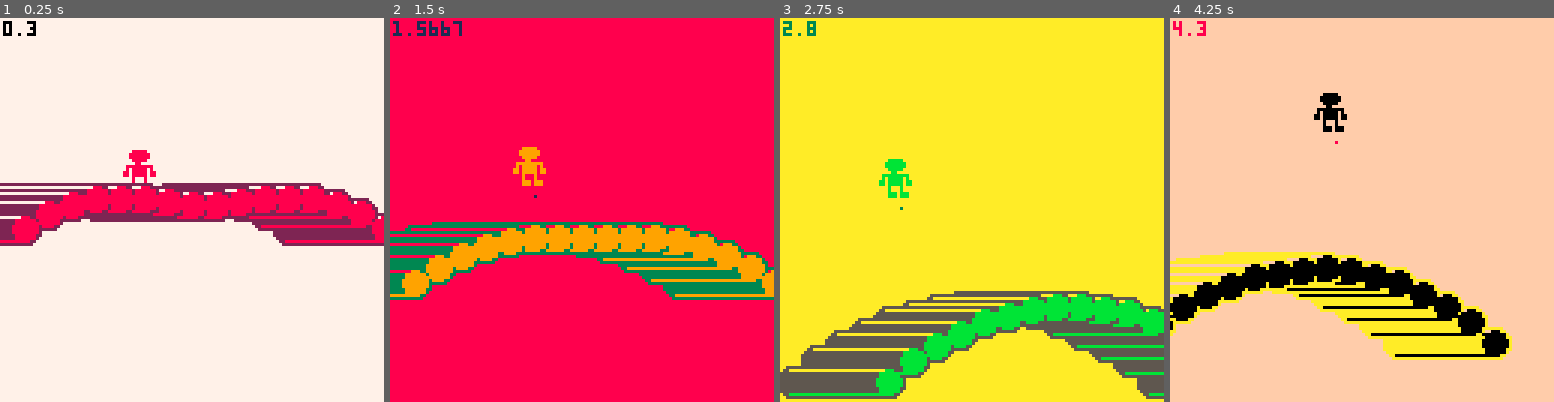
Above: before the commit, frames 1-4 (left to right).
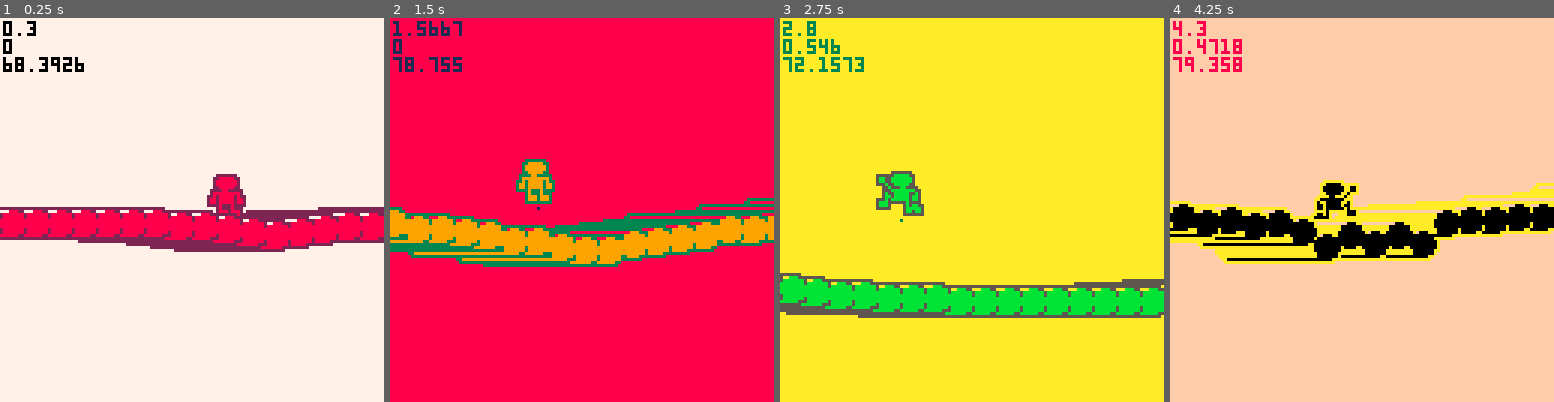
Above: after the commit, the same moments.

Repository: seleb/p8jam2
Game: PICO-8 cartridge bridge.p8
Two runs of this game, one before a commit and one after it. Both use one fixed random seed, a clock stepped at 60 frames per second and the inputs below.
Inputs:
- Up to frame 1 (0.25 s): no input
- Up to frame 2 (1.5 s): tap O (Z key) at 0.33, 0.7, 1.43 s; tap X (X key) at 1.07 s
- Up to frame 3 (2.75 s): hold Left 1.97-2.37 s; tap X (X key) at 2.07, 2.4, 2.73 s; tap O (Z key) at 2.22 s; hold Down from 2.42 s (still down)
- Up to frame 4 (4.25 s): release Down at 2.82 s; hold Right 2.87-3.53 s; tap X (X key) every 0.33 s from 3.07 to 4.07 s; tap O (Z key) at 3.1, 3.98 s; hold Up 3.58-4.08 s; hold Right from 4.13 s (still down)

The runs differ from the first frame. In frame 1, 14% of the frame differs, in the area x 0-100%, y 5-61%; in frame 2, 15%; in frame 3, 20%; in frame 4, 26%, in the area x 0-100%, y 5-90%.

Commit message:
more stability

Diff:
--- a/bridge.p8
+++ b/bridge.p8
@@ -15,7 +15,7 @@
 damping = 0.75
 
 function _init()
- local num_links = 128/gap
+ local num_links = 256/gap
  for x=1,num_links do
   local link = {}
   link.x = x*gap
@@ -43,6 +43,7 @@
  player.vy = 0
  player.vx = 0
  player.dv = 0
+ player.flip = false
 
  cam.x = 0
  cam.y = 0
@@ -71,7 +72,7 @@
 
  -- apply gravity
  for link in all(chain) do
-  link.dv += -gravity--+sin(time())
+  link.dv -= 0 --+= -gravity--+sin(time())
  end
 
  -- integrate
@@ -85,20 +86,22 @@
  -- player
  player.dv = 0
  local ratio = (player.x%gap)/gap
- local links_y = chain[player.link1].y*(1-ratio) + chain[player.link2].y*ratio
+ local r1 = max(0.25,ratio)
+ local r2 = max(0.25,1-r1)
+ local links_y = chain[player.link1].y*r2 + chain[player.link2].y*r1
  if(
   player.y+1 > links_y
   or
-  player.y+player.vy+1 > links_y
+  player.y+player.vy > links_y
  )then
   -- player pushes bridge
   if(player.vy > 0) then
-   chain[player.link1].v += player.vy*(1-ratio)
-   chain[player.link2].v += player.vy*(1-ratio)
-  end
-
-  player.dv -= 0.5*chain[player.link1].v*(1-ratio)
-  player.dv -= 0.5*chain[player.link2].v*ratio
+   chain[player.link1].v += 3*player.vy*r2
+   chain[player.link2].v += 3*player.vy*r1
+  end
+  -- bridge pushes player
+  player.dv -= 0.5*chain[player.link1].v*r2
+  player.dv -= 0.5*chain[player.link2].v*r1
   player.grounded = true
   player.y = links_y
  else
@@ -113,19 +116,36 @@
  --run
  if(btn(0)) then
   player.vx -= 1
- end
- if(btn(1)) then
+  player.flip = true
+ elseif(btn(1))
+then
   player.vx += 1
+  player.flip = false
  end
  --jump
  if(player.grounded) then
+  player.frame = 1
+
   if(btnp(2) or btnp(4)) then
    player.vy = -10
+
+  end
+ end
+
+ if player.grounded then
+
+  player.frame = 0
+  if abs(player.vx) >0.5 then
    player.frame = 1
-  end
- end
-
+   if time()%0.25 > 0.125 then
+    player.frame += 1
+   end
+  end
+ else
+  player.frame = 1
+ end
  player.vx *= damping
+ if(abs(player.vx) < 0.01) player.vx = 0
  player.x += player.vx
  player.link1 = flr(player.x/gap)
  player.link2 = player.link1+1
@@ -163,7 +183,7 @@
 end
 
 function draw_player()
- sspr(8+player.frame*16,0,16,16,player.x-8-log_len/2,player.y-16)
+ sspr(8+player.frame*16,0,16,16,player.x-8-log_len/2,player.y-16, 16, 16, player.flip, false)
  pset(player.x-log_len/2, player.y, 0)
 end
 
@@ -208,23 +228,29 @@
  color(0)
  cursor(cam.x+1,cam.y+1)
  print(time())
+
+ local ratio = (player.x%gap)/gap
+ local links_y = chain[player.link1].y*(1-ratio) + chain[player.link2].y*ratio
+
+ print(ratio)
+ print(links_y)
 end
 __gfx__
-00000000000088888000000000008888800000000000000000000000000000000000000000000000000000000000000000000000000000000000000000000000
-00000000000888888800880000088888880000000000000000000000000000000000000000000000000000000000000000000000000000000000000000000000
-00700700000888888800880000088888880000000000000000000000000000000000000000000000000000000000000000000000000000000000000000000000
-00077000000088888008000000008888800000000000000000000000000000000000000000000000000000000000000000000000000000000000000000000000
-00077000000008800080000000000880000000000000000000000000000000000000000000000000000000000000000000000000000000000000000000000000
-00700700008888888800000000888888888000000000000000000000000000000000000000000000000000000000000000000000000000000000000000000000
-00000000080088888008000000808888808000000000000000000000000000000000000000000000000000000000000000000000000000000000000000000000
-00000000088088888088000008808888808800000000000000000000000000000000000000000000000000000000000000000000000000000000000000000000
-000000000880888888080000088088888088000000000000000000000000000000000000eeeeeeee000000000000000000000000000000000000000000000000
-000000000000800000088800000080008000000000000000000000000000000000000000e222222e000000000000000000000000000000000000000000000000
-000000000880800000088800000080008000000000000000000000000000000000000000e2eeee2e000000000000000000000000000000000000000000000000
-000000008888800000000000000088808880000000000000000000000000000000000000e2e22e2e000000000000000000000000000000000000000000000000
-000000008808800000000000000088808880000000000000000000000000000000000000e2e22e2e000000000000000000000000000000000000000000000000
-000000000000000000000000000000000000000000000000000000000000000000000000e2eeee2e000000000000000000000000000000000000000000000000
-000000000000000000000000000000000000000000000000000000000000000000000000e222222e000000000000000000000000000000000000000000000000
+00000000000022222220000000002222222000000000222222200000000000000000000000000000000000000000000000000000000000000000000000000000
+00000000000228888822000000022888882222220002288888220000000000000000000000000000000000000000000000000000000000000000000000000000
+00700700000288888882000000028888888228820002888888820000000000000000000000000000000000000000000000000000000000000000000000000000
+00077000000288888882000000028888888228820002888888820000000000000000000000000000000000000000000000000000000000000000000000000000
+00077000000228888822000000022888882282220002288888220000000000000000000000000000000000000000000000000000000000000000000000000000
+00700700002222882222200000222288222822000002228822220000000000000000000000000000000000000000000000000000000000000000000000000000
+00000000002888888888200002288888888222000002888888820000000000000000000000000000000000000000000000000000000000000000000000000000
+00000000022828888828220002822888882282000002288828220000000000000000000000000000000000000000000000000000000000000000000000000000
+000000000288288888288200028828888828820000002882888200000000000000000000eeeeeeee000000000000000000000000000000000000000000000000
+000000000288288888288200028828888882822200002888288200000000000000000000e222222e000000000000000000000000000000000000000000000000
+000000000222282228222200022228222222888200002822222200000000000000000000e2eeee2e000000000000000000000000000000000000000000000000
+000000000000282228222000228828200002888200002228282000000000000000000000e2e22e2e000000000000000000000000000000000000000000000000
+000000000000288828882000288888200002222200002888882000000000000000000000e2e22e2e000000000000000000000000000000000000000000000000
+000000000000288828882000288288200000000000002882282000000000000000000000e2eeee2e000000000000000000000000000000000000000000000000
+000000000000222222222000222222200000000000002222222000000000000000000000e222222e000000000000000000000000000000000000000000000000
 000000000000000000000000000000000000000000000000000000000000000000000000eeeeeeee000000000000000000000000000000000000000000000000
 00000000000000000000000000000000000000000000000000000000000000000000000000000000000000000000000000000000000000000000000000000000
 00000000000000000000000000000000000000000000000000000000000000000000000000000000000000000000000000000000000000000000000000000000
